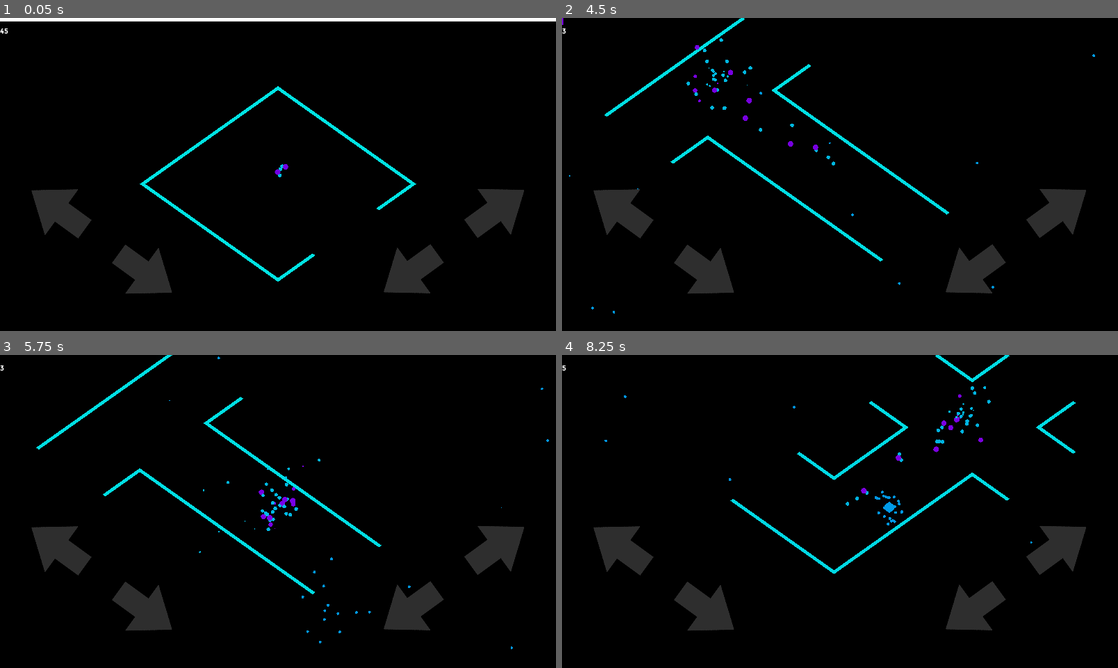
Above: before the commit, frames 1-4 (two rows, left to right).
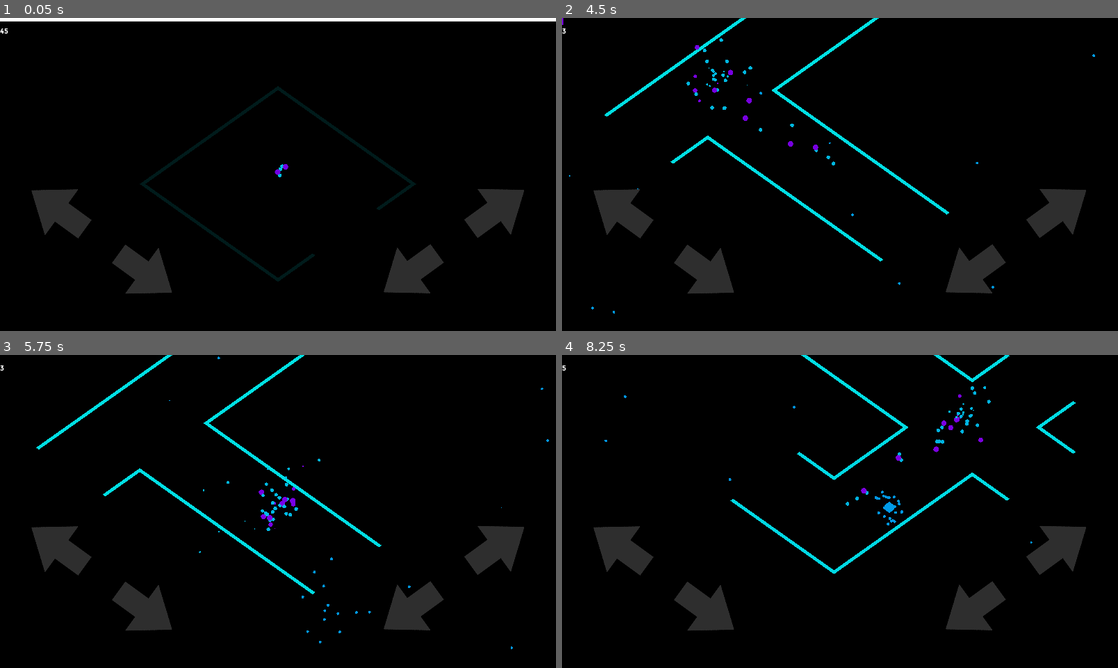
Above: after the commit, the same moments.

Repository: Pomoc48/iso-game
Game: Godot game, scene res://scenes/Level.tscn
Same seed, same stepped clock (60 frames per second), same inputs: the game is played once before the commit and once after it.
Inputs (mouse positions are in pixels of both pictures, inside the frame that each line leads up to):
- Up to frame 1 (0.05 s): no input
- Up to frame 2 (4.5 s): click (617, 208) at 0.5 s; click (706, 274) at 1.25 s; click (973, 274) at 2 s; click (1062, 212) at 2.75 s; click (617, 208) at 3.5 s; click (706, 274) at 4.25 s
- Up to frame 3 (5.75 s): click (411, 611) at 5 s
- Up to frame 4 (8.25 s): click (1062, 549) at 5.75 s; click (617, 545) at 6.5 s; click (706, 611) at 7.25 s; click (973, 611) at 8 s

The runs differ from the first frame. In frame 1, 1.1% of the frame differs, in the area x 25-75%, y 21-85%; in frame 2, 0.2%; in frame 3, 0.1%; in frame 4, 0.2%.

Commit message:
Fix platform fade animation

Diff:
--- a/scripts/Platform.gd
+++ b/scripts/Platform.gd
@@ -3,36 +3,35 @@
 
 var _border: MeshInstance3D
 
-# var _end: bool
-# var _result: bool
-
 
 func _ready():
-	# _tween = self.create_tween()
 	_border = get_node("Border")
 
 	_recolor()
 
 
-# func play_fade_out_animation():
-	# _end = true
-	# var material = _border.get_surface_override_material(0) as StandardMaterial3D
+func play_fade_out_animation():
+	var material = _border.get_surface_override_material(0) as StandardMaterial3D
 
-	# _result = _tween.stop_all()
-	# _play_tween_animation(material, 1, 0)
+	_play_tween_animation(material, 0, true)
 
 
 func _recolor():
 	var material: StandardMaterial3D = Globals.get_emission_material(0)
+	material.emission_energy_multiplier = 0
+
 	_border.set_surface_override_material(0, material)
-
-	# _play_tween_animation(material, 0, 1)
+	_play_tween_animation(material, 1)
 
 
-# func _play_tween_animation(material, startValue, endValue):
-# 	var speed = Globals.animation_speed
-# 	speed -= 0.05
+func _play_tween_animation(material, finalValue, destroy = false):
+	var speed = Globals.animation_speed
+	speed -= 0.05
 
-# 	_result = _tween.interpolate_value(material, "emission_energy",
-# 			startValue, endValue, speed, Tween.TRANS_SINE)
-# 	_result = _tween.start()
+	var tween = self.create_tween()
+
+	tween.set_trans(Tween.TRANS_SINE)
+	tween.tween_property(material, "emission_energy_multiplier", finalValue, speed)
+
+	if destroy:
+		tween.tween_callback(func(): self.get_parent().queue_free())
--- a/scripts/PlatformSpace.gd
+++ b/scripts/PlatformSpace.gd
@@ -43,8 +43,7 @@
 
 func _remove_old():
 	var child_index = _total - _history
-	var child = self.get_child(child_index + 1) as Node3D
+	var child = self.get_child(child_index) as Node3D
 
 	_total -= 1
-	# child.get_node("Node3D").play_fade_out_animation()
-	child.queue_free()
+	child.get_node("Node3D").play_fade_out_animation()
